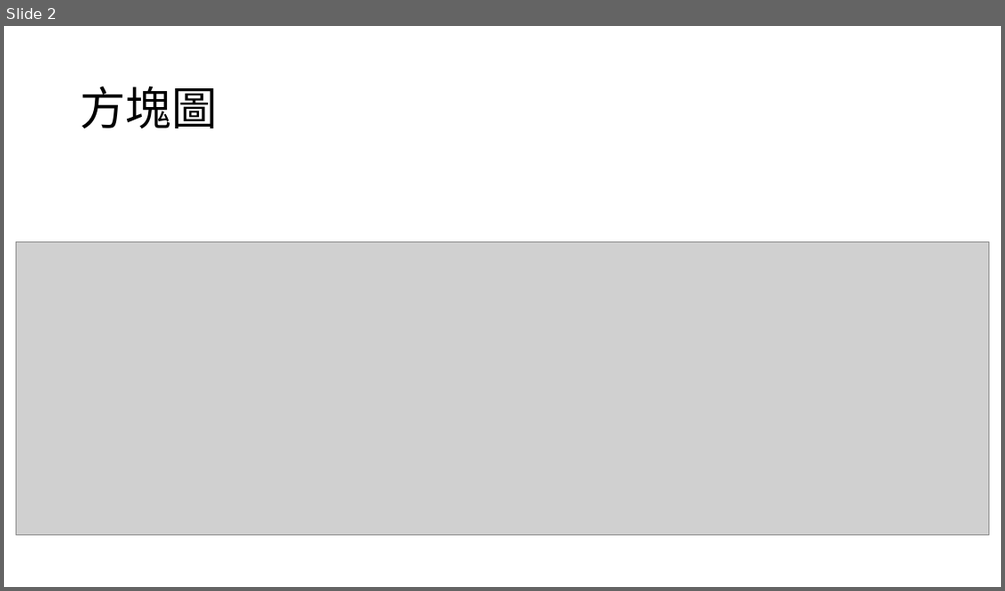
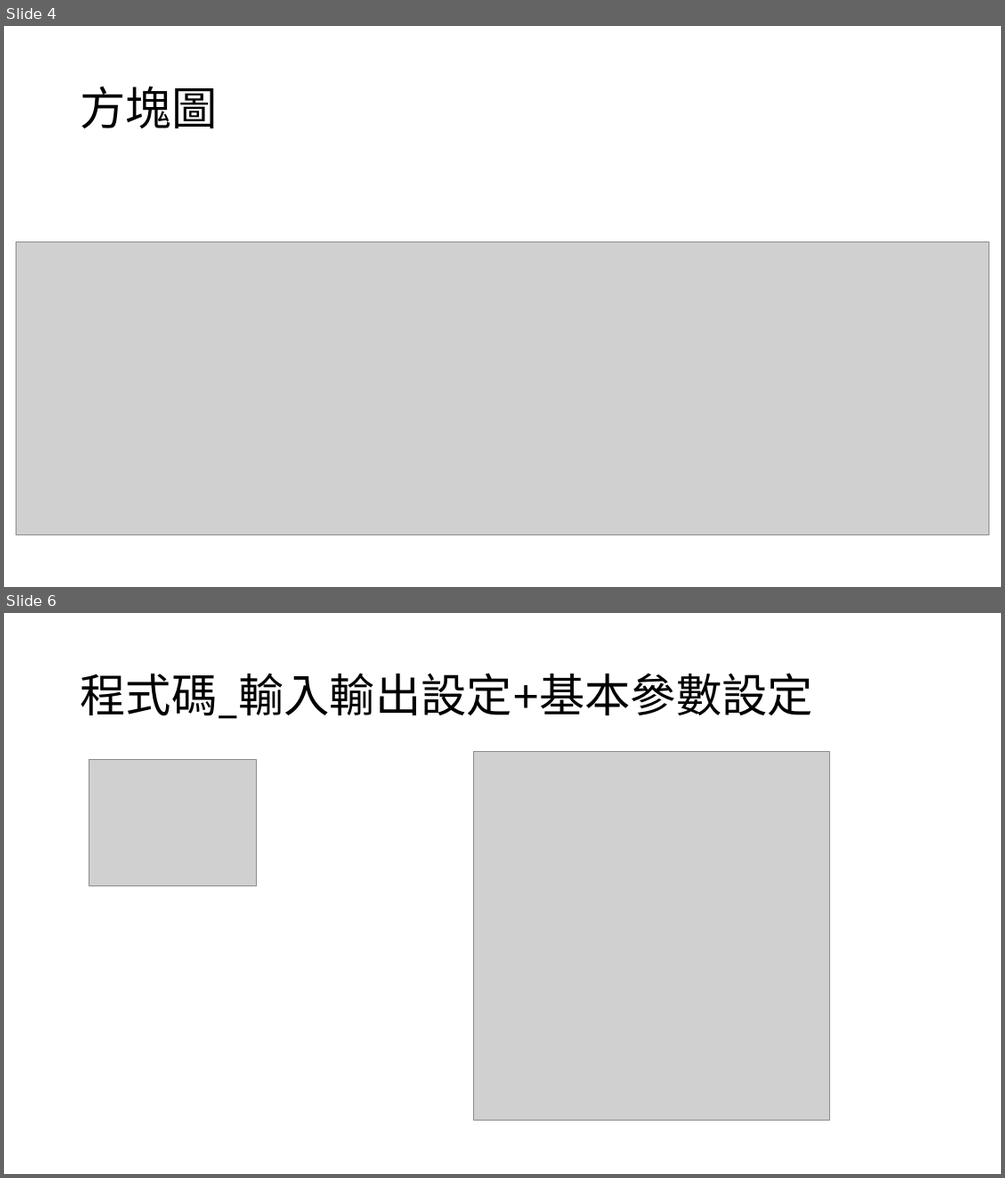
Before and after one commit to YUHAO-109112128/HW3_breath-light, a slide deck: HW3_呼吸燈.pptx. Shown one above the other, each under a label of ours: slide 2 before the commit, slides 4 and 6 after it; the slides between them are not shown. The pictures are 1005x591 and 1005x1178 pixels, drawn with LibreOffice and Linux fonts; fonts in the diff are those of the drawing; grey boxes stand for pictures. Boxes give left, top, right and bottom in pixels: in the first picture for what was removed or moved away, otherwise in the second. Text is boxed around its words. In the diff, an @@ line names an element or a change of style, - is before the commit and + after.

```diff
--- a/HW3_呼吸燈.pptx
+++ b/HW3_呼吸燈.pptx
@@ slide 6 added at <box>4,613,1001,1174</box>, background #FFFFFF @@
@@ title added at <box>80,673,813,719</box>, 44 pt, text #000000 @@
+程式碼_輸入輸出設定+基本參數設定
@@ picture added at <box>89,760,256,886</box> @@
@@ picture added at <box>474,751,830,1120</box> @@
@@ what was slide 2 is now slide 4 @@
```
Also in this commit, not shown: 1 slide changed, 6 other slides added.
